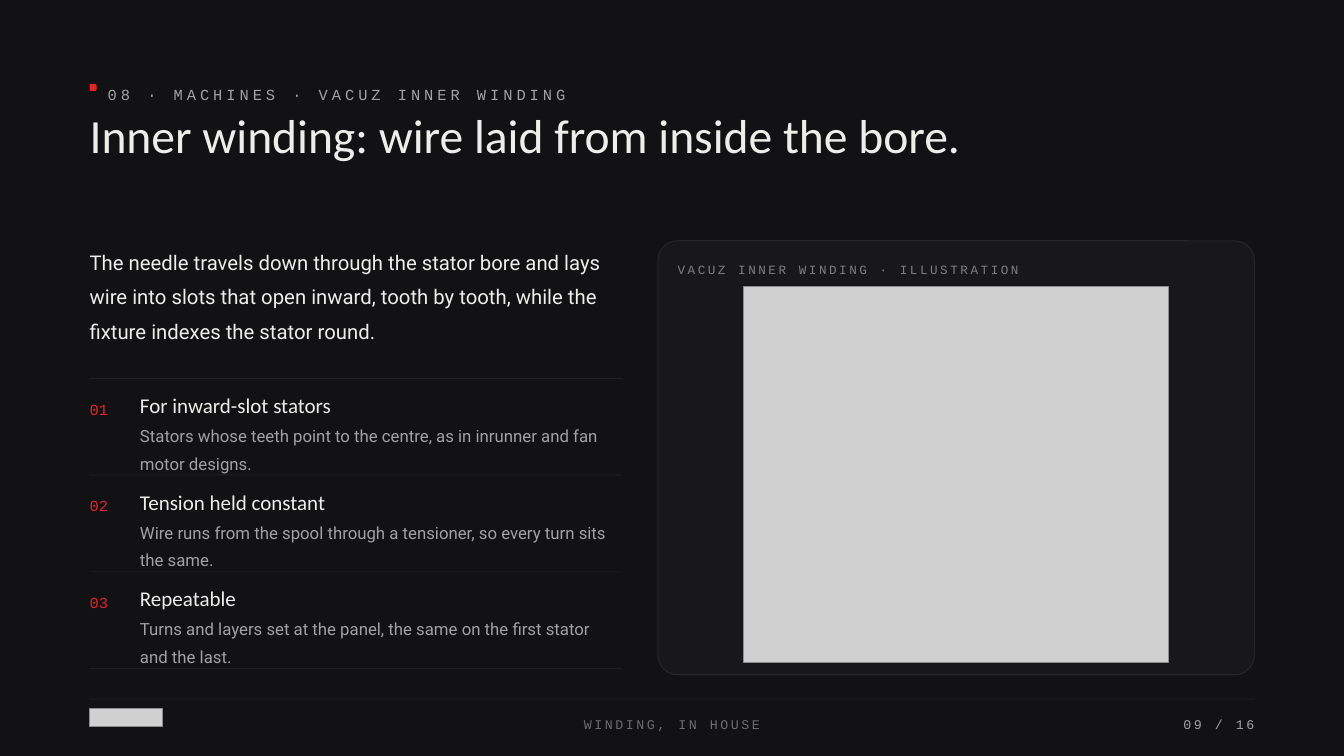
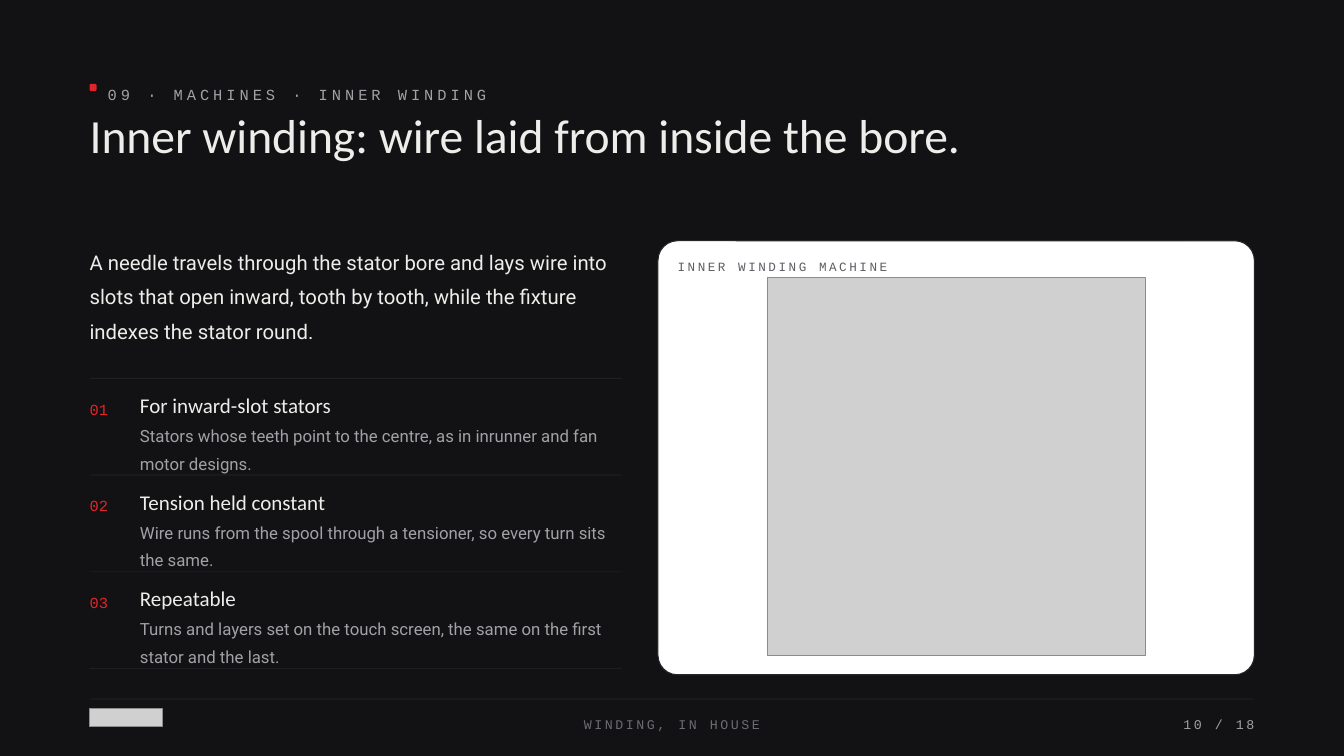
Before and after one commit to siddharthsu/siddharthsu, a slide deck: slide 10 of Taraxis_Presentation/Taraxis_Motor_Deck.pptx (slide 9 before the commit). Drawn at 1344x756 pixels with LibreOffice and Linux fonts; fonts in the diff are those of the drawing; grey boxes stand for pictures. Boxes give left, top, right and bottom in pixels: in the first picture for what was removed or moved away, otherwise in the second. Text is boxed around its words. In the diff, an @@ line names an element or a change of style, - is before the commit and + after.

```diff
--- a/Taraxis_Presentation/Taraxis_Motor_Deck.pptx
+++ b/Taraxis_Presentation/Taraxis_Motor_Deck.pptx
@@ text at (108, 90, 486, 100): text changed @@
-08 · MACHINES · VACUZ INNER WINDING
+09 · MACHINES · INNER WINDING
@@ text at (90, 254, 607, 339): text changed @@
-The needle travels down through the stator bore and lays wire into slots that open inward, tooth by tooth, while the fixture indexes the stator round.
+A needle travels through the stator bore and lays wire into slots that open inward, tooth by tooth, while the fixture indexes the stator round.
@@ rounded rectangle at (658, 241, 1255, 676): fill #18181B to #FFFFFF @@
@@ text at (678, 262, 887, 271): text changed; text colour #7E7E84 to #5D5D63 @@
-VACUZ INNER WINDING · ILLUSTRATION
+INNER WINDING MACHINE
@@ picture: place and size @@
-picture at (744, 287, 1170, 662)
+picture at (767, 277, 1145, 655)
@@ text at (140, 622, 601, 663): text changed @@
-Turns and layers set at the panel, the same on the first stator and the last.
+Turns and layers set on the touch screen, the same on the first stator and the last.
@@ text at (1183, 720, 1254, 729): text changed @@
-09 / 16
+10 / 18
```
Also in this commit, not shown: 13 other slides changed, 3 slides added, 1 slide removed, 2 other files.
